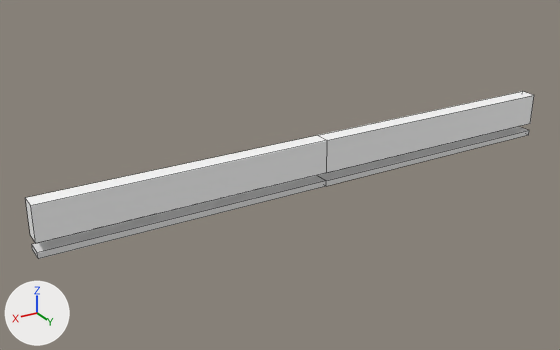
The Blender file models/lights/CeilingLight.blend as it was, and as the next commit left it.
Camera for both pictures: a 50 mm camera at (2.82, 4.14, 2.21) aimed at (0.35, 0.01, 0.14). Arrows for +X, +Y and +Z are at lower left; the lights stay in place. The older version comes first. Mesh edges are drawn as thin lines.

In view in the first picture: 'CeilingLight', 'Fixture'.
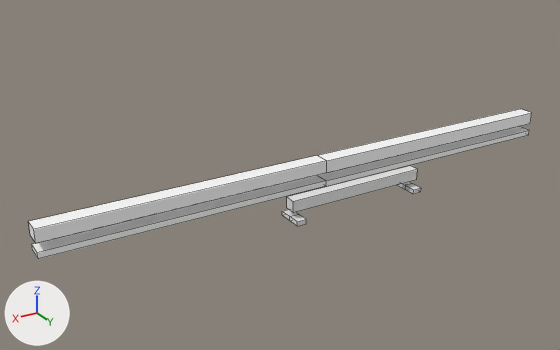
What changed in the scene script:
```text
Add me_plane_003_1:
    me_plane_003_1.from_pydata([(0.0, -0.06, 0.0), (0.0, 0.06, 0.0), (0.0, -0.06, 0.09), (0.0, 0.06, 0.09), (2.0, 0.06, 0.0), (2.0, -0.06, 0.0), (2.0, 0.06, 0.09), (2.0, -0.06, 0.09)], [], [(4, 6, 7, 5), (1, 3, 6, 4), (5, 7, 2, 0), (7, 6, 3, 2), (5, 0, 1, 4)])
    me_plane_003_1.materials.append(mat_ceilinglight)  # white #ffffff
Change ob_colorado_2072x_for_scale:
    remove ob_colorado_2072x_for_scale.hide_set(True)
Remove ob_fixture:
    ob_fixture = bpy.data.objects.new('Fixture', me_plane_003)
    ob_fixture.parent = ob_ceilinglight
    ob_fixture.location = (0.0, 0.0, 0.1)
    _m = ob_fixture.modifiers.new('Mirror', 'MIRROR')
    _m.use_bisect_axis = (True, False, False)
Add ob_head:
    ob_head = bpy.data.objects.new('Head', me_plane_003_1)
    ob_head.parent = ob_nul_gfl_b12
    ob_head.location = (0.0, 0.0, 0.1)
    _m = ob_head.modifiers.new('Mirror', 'MIRROR')
    _m.use_bisect_axis = (True, False, False)
Add ob_nul_gfl_b12:
    ob_nul_gfl_b12 = bpy.data.objects.new('NUL GFL B12', None)
    ob_nul_gfl_b12.location = (0.0, 0.0, 0.0)
```

What differs and where, as boxes [x1, y1, x2, y2] in the pictures (560 x 350 px):
'Fixture', deleted: before [25, 91, 534, 243]
'Head', added: after [28, 109, 532, 243]
'Colorado 2072X for scale', shown: after [282, 166, 421, 226]
